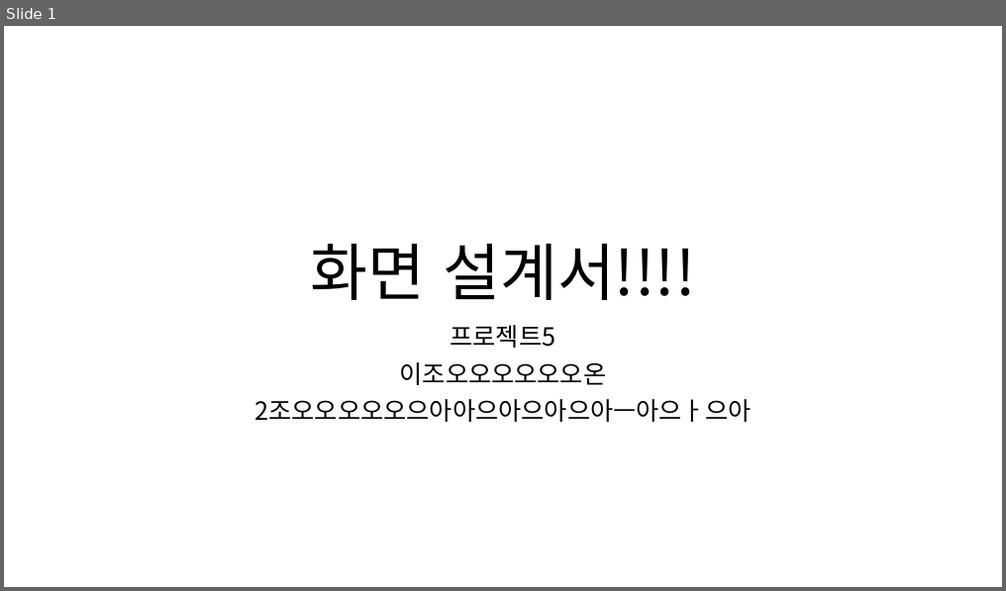
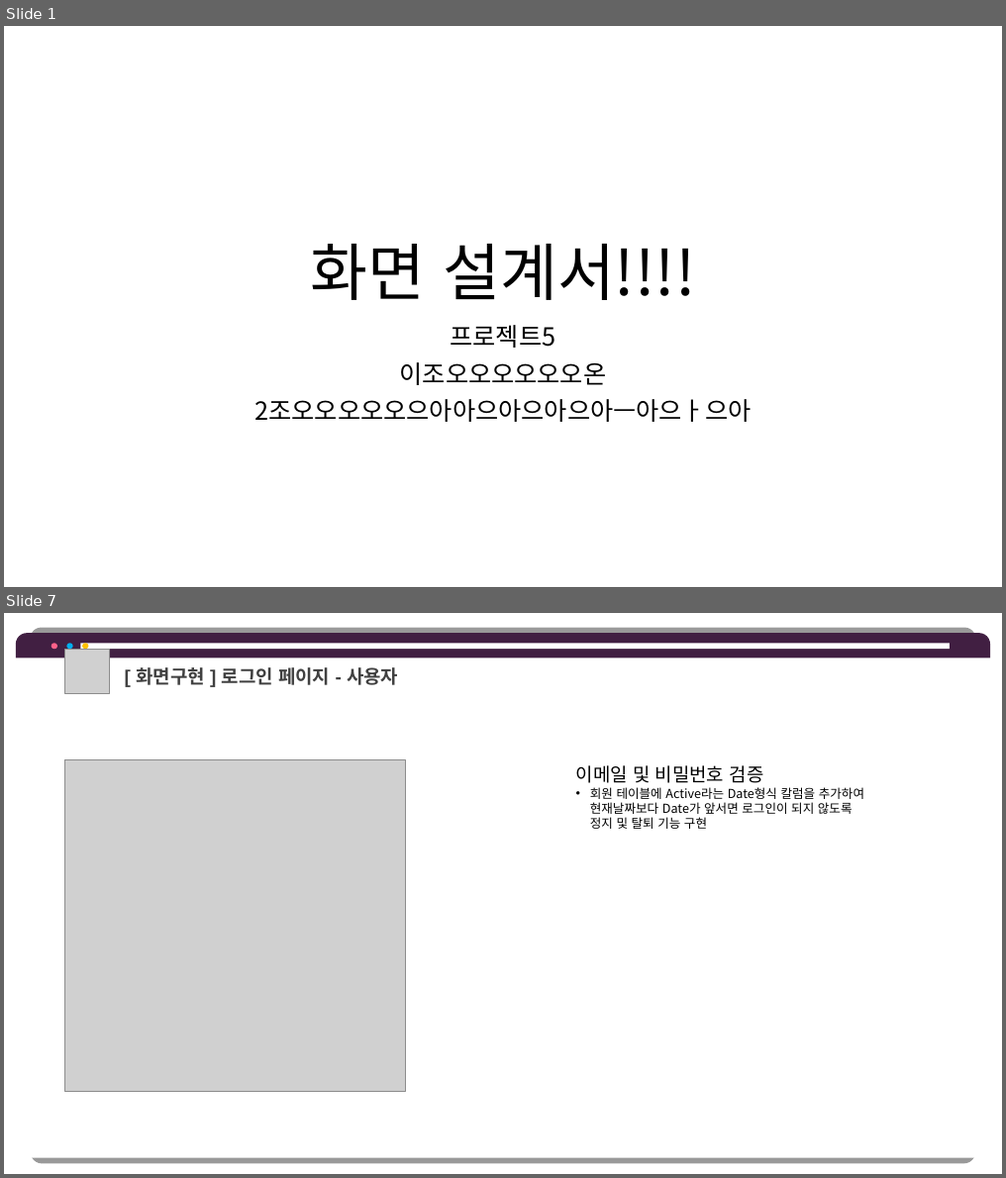
Before and after one commit to hhsw07/ezen-academy-projects, a slide deck: 0 발표용 파워포인트/0529 4차발표/0529 project06 - 파워포인트 - 형준.pptx. Shown one above the other, each under a label of ours: slide 1 before the commit, slides 1 and 7 after it; the slides between them are not shown. The pictures are 1006x591 and 1006x1178 pixels, drawn with LibreOffice and Linux fonts; fonts in the diff are those of the drawing; grey boxes stand for pictures. Boxes give left, top, right and bottom in pixels: in the first picture for what was removed or moved away, otherwise in the second. Text is boxed around its words. In the diff, an @@ line names an element or a change of style, - is before the commit and + after.

```diff
--- a/0 발표용 파워포인트/0529 4차발표/0529 project06 - 파워포인트 - 형준.pptx
+++ b/0 발표용 파워포인트/0529 4차발표/0529 project06 - 파워포인트 - 형준.pptx
@@ slide 7 added at (4,613,1002,1174), background #FFFFFF @@
@@ round same rect added at (16,633,991,658), fill #411F42 @@
@@ round same rect added at (16,655,991,1158), fill #FFFFFF @@
@@ ellipse added at (52,643,57,649), fill #FF6189 @@
@@ picture added at (65,649,110,693) @@
@@ ellipse added at (67,643,73,649), fill #00B0F0 @@
@@ rectangle added at (80,643,949,649), fill #FFFFFF @@
@@ ellipse added at (82,643,88,649), fill #FFC000 @@
@@ text added at (136,667,398,685), 18 pt, text #404040, bold @@
+[ 화면구현 ] 로그인 페이지 - 사용자
@@ picture added at (65,760,405,1092) @@
@@ text added at (576,765,864,829), 12 pt, text #000000 @@
+이메일 및 비밀번호 검증
+• 회원 테이블에 Active라는 Date형식 칼럼을 추가하여 현재날짜보다 Date가 앞서면 로그인이 되지 않도록 정지 및 탈퇴 기능 구현
```
Also in this commit, not shown: 8 other slides added, 1 other file.
